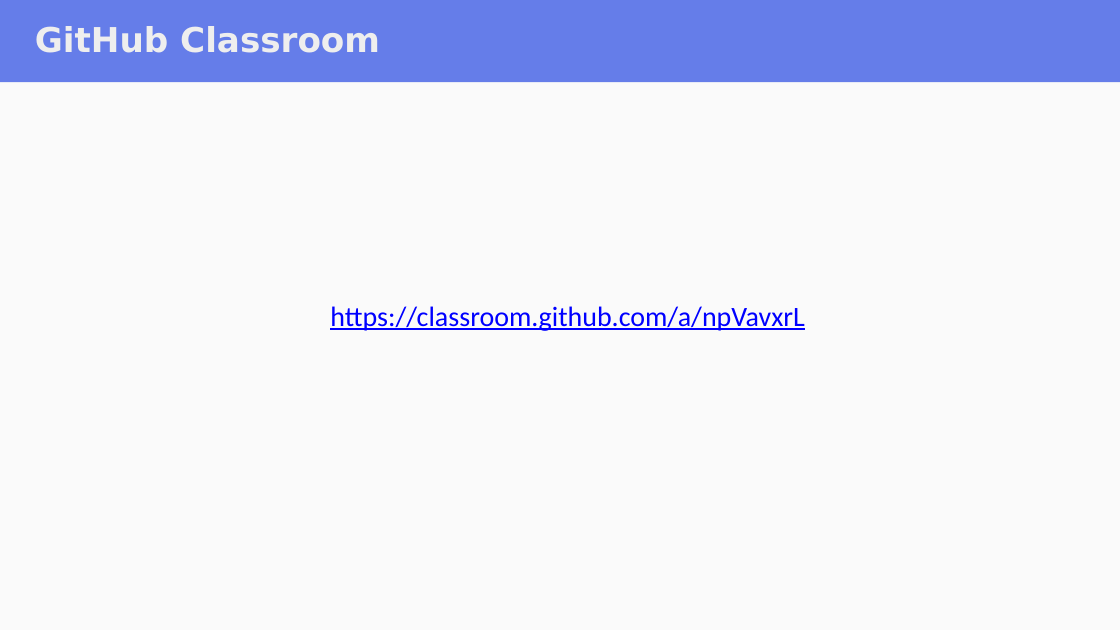
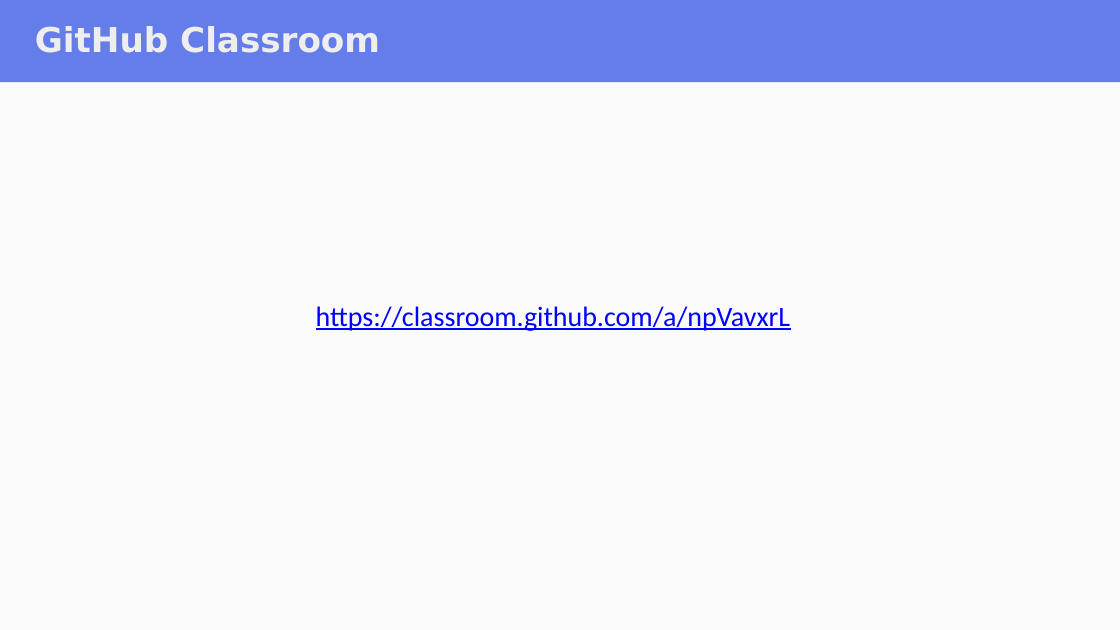
Before and after one commit to crime-story/University-Materials, a slide deck: slide 7 of Anul 3/Semestrul 1/Inginerie Software/Laborator/Lab 1 - Team Formation.pptx. Drawn at 1120x630 pixels with LibreOffice and Linux fonts; fonts in the diff are those of the drawing. Boxes give left, top, right and bottom in pixels: in the first picture for what was removed or moved away, otherwise in the second. Text is boxed around its words. In the diff, an @@ line names an element or a change of style, - is before the commit and + after.

```diff
--- a/Anul 3/Semestrul 1/Inginerie Software/Laborator/Lab 1 - Team Formation.pptx
+++ b/Anul 3/Semestrul 1/Inginerie Software/Laborator/Lab 1 - Team Formation.pptx
@@ text "https://classroom.github.com/a/npVavxrL": place and size @@
-text "https://classroom.github.com/a/npVavxrL" at (330,306,805,331)
+text "https://classroom.github.com/a/npVavxrL" at (316,306,791,331)
```
Also in this commit, not shown: 7 other files.
